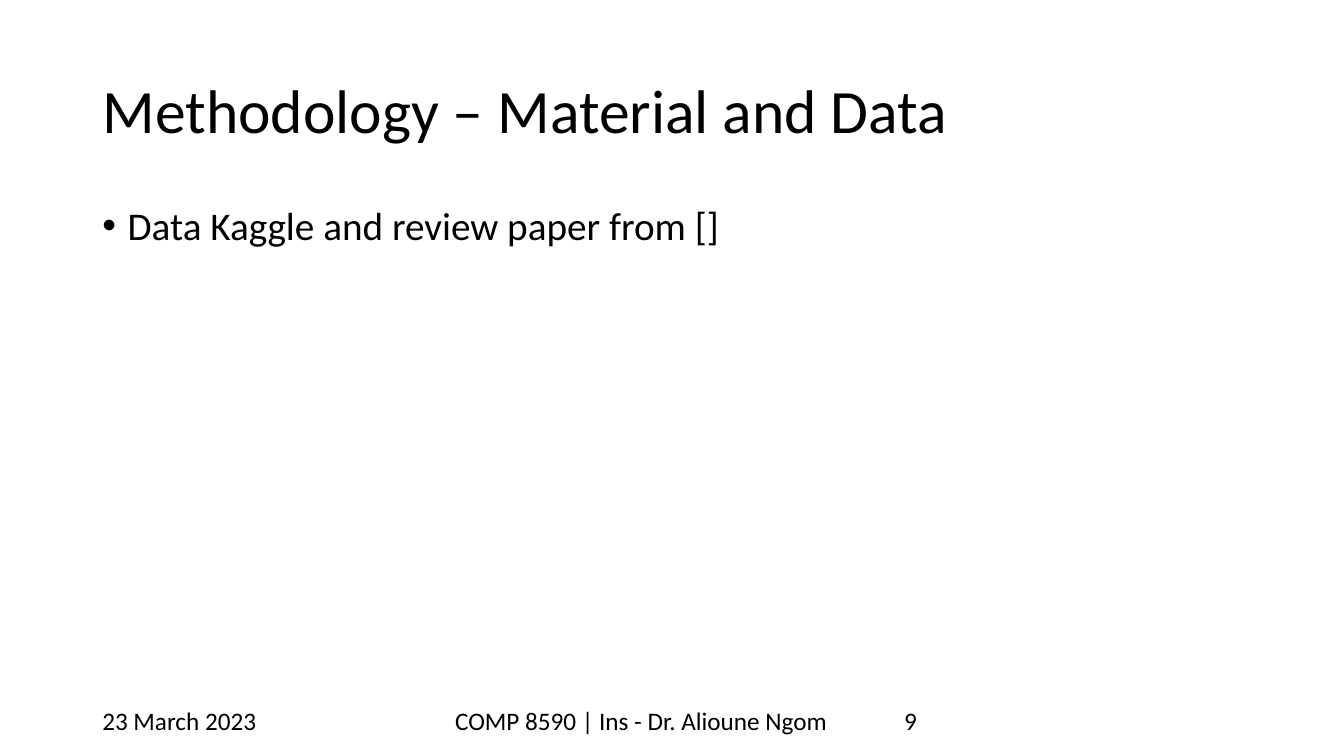
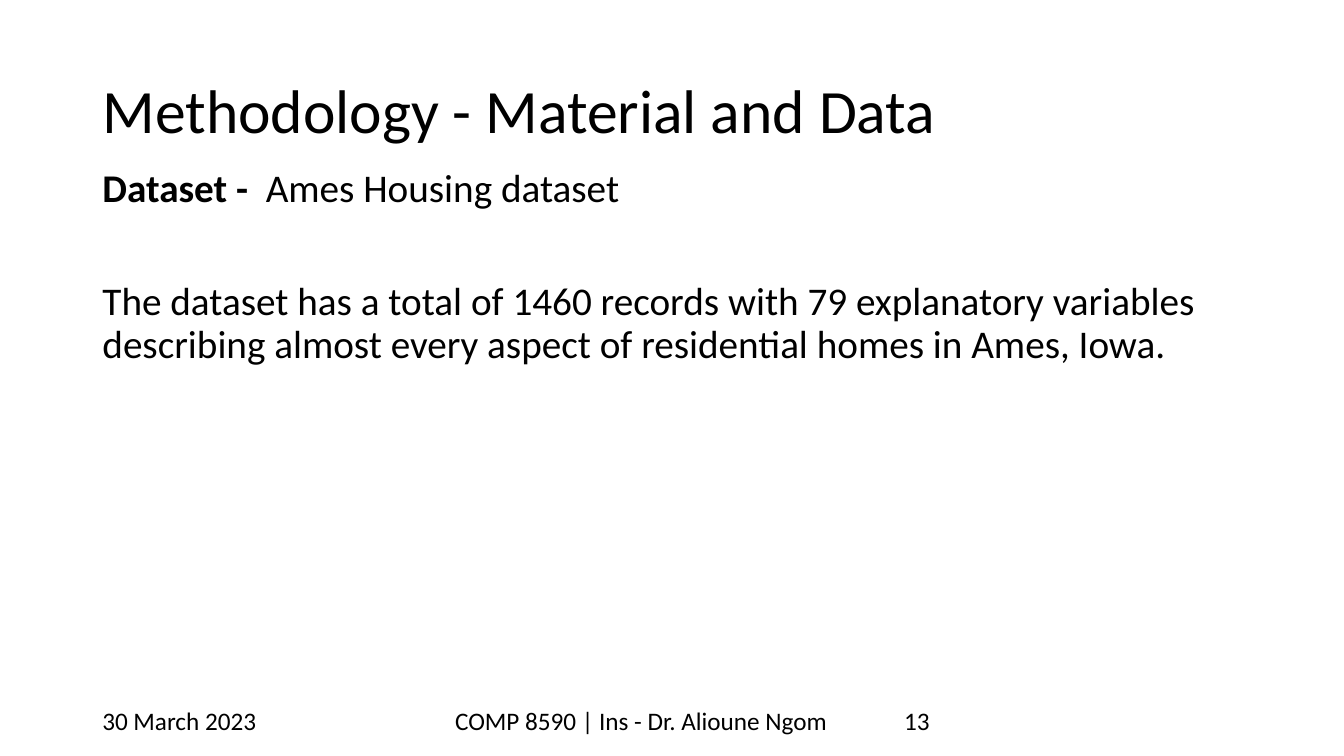
Before and after one commit to mayankkom-dev/stats_final_proj, a slide deck: slide 13 of uwindsortemp_yellowstripe_widescreen (1).pptx (slide 9 before the commit). Drawn at 1344x756 pixels with LibreOffice and Linux fonts; fonts in the diff are those of the drawing; background and template pictures are left out. Boxes give left, top, right and bottom in pixels: in the first picture for what was removed or moved away, otherwise in the second. Text is boxed around its words. In the diff, an @@ line names an element or a change of style, - is before the commit and + after.

```diff
--- a/uwindsortemp_yellowstripe_widescreen (1).pptx
+++ b/uwindsortemp_yellowstripe_widescreen (1).pptx
@@ title at box(102, 90, 935, 144): text changed @@
-Methodology – Material and Data
+Methodology - Material and Data
@@ text at box(102, 174, 1195, 365): text changed @@
-• Data Kaggle and review paper from []
+Dataset - Ames Housing dataset
+The dataset has a total of 1460 records with 79 explanatory variables describing almost every aspect of residential homes in Ames, Iowa.
@@ text at box(102, 712, 256, 730): text changed @@
-23 March 2023
+30 March 2023
@@ page number at box(904, 713, 930, 730): text changed @@
-9
+13
```
Also in this commit, not shown: 29 other slides changed, 6 slides added, 2 slides removed.
